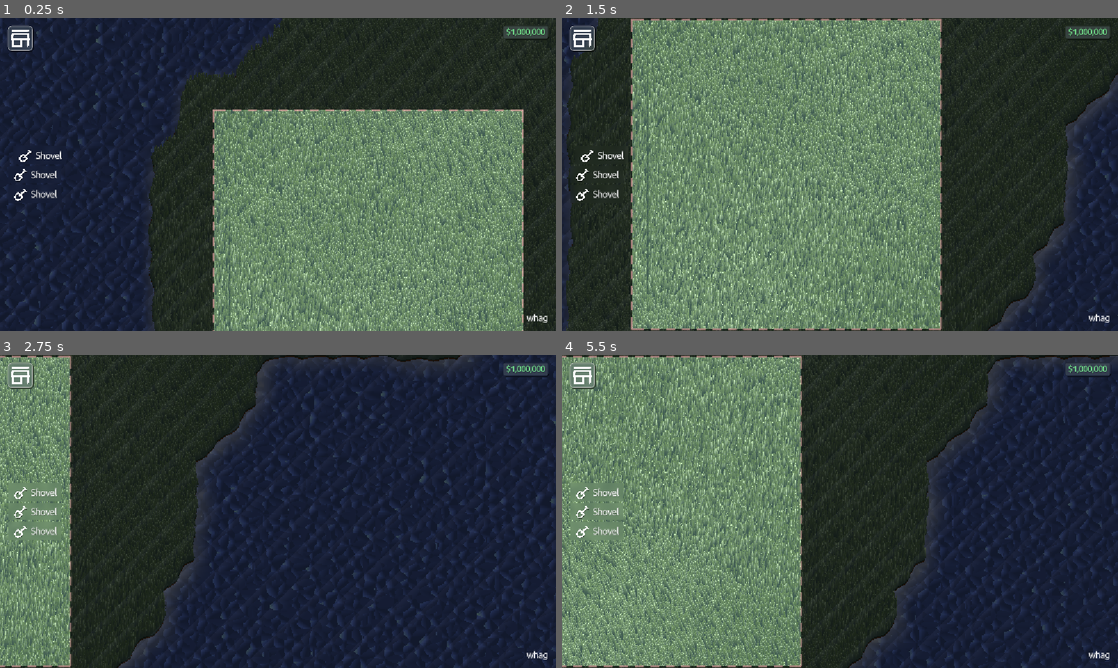
Above: before the commit, frames 1-4 (two rows, left to right).
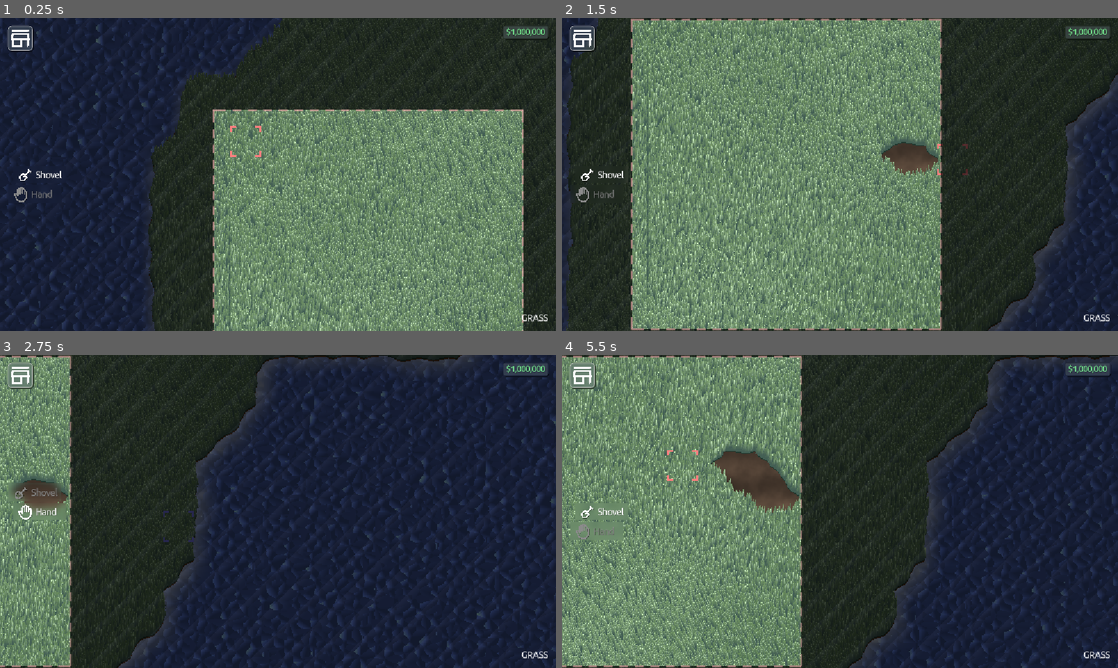
Above: after the commit, the same moments.

Repository: Glitch752/FarmAndFortune
Game: Godot game, scene res://scenes/Level.tscn
Same seed, same stepped clock (60 frames per second), same inputs: the game is played once before the commit and once after it.
Inputs (mouse positions are in pixels of both pictures, inside the frame that each line leads up to):
- Up to frame 1 (0.25 s): no input
- Up to frame 2 (1.5 s): click (595, 193) at 0.52 s; tap Enter at 1.25 s; move the mouse to (962, 158) at 1.27 s; press the mouse at (962, 158) at 1.28 s; hold D (move_right) from 1.28 s (still down)
- Up to frame 3 (2.75 s): move the mouse to (166, 527) at 2.02 s; release D (move_right) at 2.03 s; release the mouse at (166, 527) at 2.03 s; hold - (cycle_active_backward) from 2.03 s (still down); click (166, 527) at 2.1 s
- Up to frame 4 (5.5 s): move the mouse to (895, 442) at 2.77 s; release - (cycle_active_backward) at 2.78 s; press the mouse at (895, 442) at 2.78 s; hold D (move_right) 2.78-3.53 s; tap one key every 0.75 s from 2.85 s: Alt Shift 1 9; move the mouse to (812, 574) at 3.52 s; release the mouse at (812, 574) at 3.53 s; hold = (cycle_active_forward) 3.53-4.28 s; click (812, 574) at 3.8 s; move the mouse to (1006, 558) at 4.27 s; press the mouse at (1006, 558) at 4.28 s; hold A (move_left) from 4.28 s (still down); move the mouse to (673, 464) at 5.02 s; release the mouse at (673, 464) at 5.03 s; click (673, 464) at 5.3 s

The runs differ from the first frame. In frame 1, 0.5% of the frame differs, in the area x 2-99%, y 34-98%; in frame 2, 4.0%; in frame 3, 1.7%; in frame 4, 5.9%, in the area x 0-99%, y 27-100%.
Error before the commit: Parse Error: Could not find type "InteractionType" under base "res://scripts/interaction_singleton.gd". (res://ui/tool_button.gd:20)
Error after the commit: Modulo by zero error in operator '%'. (res://ui/interaction_tool_ui.gd:33)

Commit message:
Item data, icons, and better interaction storage

Diff:
--- a/data/seed_data.gd
+++ b/data/crop_data.gd
@@ -1,6 +1,9 @@
-class_name SeedData extends Resource
+class_name CropData extends Resource
 
 @export var id: StringName
+@export var name: String
+@export var icon: Texture2D
+
 @export var harvest_items: Array[SeedData_HarvestItem] = []
 
 @export var grow_time_seconds: float
--- /dev/null
+++ b/data/crop_data_harvest_item.gd
@@ -0,0 +1,4 @@
+class_name SeedData_HarvestItem extends Resource
+
+@export var item_id: StringName
+@export var quantity: int = 1
--- a/data/seeds/carrot.tres
+++ b/data/crops/carrot.tres
@@ -1,6 +1,7 @@
-[gd_resource type="Resource" script_class="SeedData" load_steps=4 format=3 uid="uid://caoisw5vlgpna"]
+[gd_resource type="Resource" script_class="SeedData" load_steps=5 format=3 uid="uid://caoisw5vlgpna"]
 
 [ext_resource type="Script" uid="uid://bis0ntlwkdnw0" path="res://data/seed_data_harvest_item.gd" id="1_h6mc8"]
+[ext_resource type="Texture2D" uid="uid://dh6td6s20uw3l" path="res://art/crops/carrot_icon.png" id="2_bvyjo"]
 [ext_resource type="Script" uid="uid://ccbiuckklipay" path="res://data/seed_data.gd" id="2_yyetx"]
 
 [sub_resource type="Resource" id="Resource_h6mc8"]
@@ -9,5 +10,8 @@
 
 [resource]
 script = ExtResource("2_yyetx")
+id = &"carrot"
+name = "Carrot"
+icon = ExtResource("2_bvyjo")
 harvest_items = Array[ExtResource("1_h6mc8")]([SubResource("Resource_h6mc8")])
 metadata/_custom_type_script = "uid://ccbiuckklipay"
--- /dev/null
+++ b/data/item_data.gd
@@ -0,0 +1,6 @@
+class_name ItemData extends Resource
+
+@export var id: StringName
+@export var name: String
+@export var icon: Texture2D
+@export var description: String
--- /dev/null
+++ b/data/items/carrot_seeds.tres
@@ -0,0 +1,9 @@
+[gd_resource type="Resource" script_class="ItemData" load_steps=2 format=3 uid="uid://4die7ndt8jg"]
+
+[ext_resource type="Script" uid="uid://bcbq2ty83ram" path="res://data/item_data.gd" id="1_errfy"]
+
+[resource]
+script = ExtResource("1_errfy")
+id = &"carrot_seeds"
+name = "Carrot Seeds"
+metadata/_custom_type_script = "uid://bcbq2ty83ram"
--- a/data/seed_data_harvest_item.gd
+++ /dev/null
@@ -1,21 +0,0 @@
-class_name SeedData_HarvestItem extends Resource
-
-enum ItemType {
-    Seed,
-    Item
-}
-@export var item_type: ItemType
-
-var item_id: StringName
-@export var quantity: int = 1
-
-# Only show item_id if item_type is Seed
-func _get_property_list() -> Array:
-    var properties = []
-    if item_type == ItemType.Seed: # Seed
-        properties.append({
-            "name": "item_id",
-            "type": TYPE_STRING_NAME,
-            "usage": PROPERTY_USAGE_DEFAULT
-        })
-    return properties
--- a/scenes/LevelInterface.tscn
+++ b/scenes/LevelInterface.tscn
@@ -8,15 +8,24 @@
 [ext_resource type="PackedScene" uid="uid://c0qm7ovj3aec4" path="res://ui/ToolButton.tscn" id="4_x080e"]
 [ext_resource type="Script" uid="uid://c8dhtfiqxnb" path="res://ui/interaction_tool_ui.gd" id="6_ldihh"]
 [ext_resource type="Texture2D" uid="uid://cysal3jjxlduu" path="res://ui/icons/tools/shovel.png" id="7_fcdxv"]
-[ext_resource type="Texture2D" uid="uid://c0ngbrq5klc0r" path="res://ui/icons/tools/plant.png" id="8_wh1fv"]
+[ext_resource type="Script" uid="uid://ei3ago7dda2u" path="res://scripts/interaction_type/dig_interaction.gd" id="9_b0joa"]
 [ext_resource type="Texture2D" uid="uid://cigrreghgq3r7" path="res://ui/icons/tools/hand.png" id="9_ldihh"]
 [ext_resource type="Script" uid="uid://cs7ejnwk2xh01" path="res://scripts/debug_info.gd" id="11_0yjpr"]
 [ext_resource type="Script" uid="uid://ciau4abk50jne" path="res://scripts/highlighted_tile.gd" id="11_kn7d3"]
+[ext_resource type="Script" uid="uid://c5p428qel5vsk" path="res://scripts/interaction_type/harvest_interaction.gd" id="11_pudrt"]
 
 [sub_resource type="LabelSettings" id="LabelSettings_xdkid"]
 font_color = Color(0.5, 1, 0.60833335, 1)
 shadow_size = 0
 shadow_color = Color(0, 0, 0, 0.39215687)
+
+[sub_resource type="Resource" id="Resource_pudrt"]
+script = ExtResource("9_b0joa")
+metadata/_custom_type_script = "uid://ei3ago7dda2u"
+
+[sub_resource type="Resource" id="Resource_2n88a"]
+script = ExtResource("11_pudrt")
+metadata/_custom_type_script = "uid://c5p428qel5vsk"
 
 [sub_resource type="LabelSettings" id="LabelSettings_kn7d3"]
 font_size = 18
@@ -81,17 +90,14 @@
 tool_name = "Shovel"
 tool_icon = ExtResource("7_fcdxv")
 color = Color(0.54545456, 0.54545456, 0.54545456, 1)
+interaction = SubResource("Resource_pudrt")
 
 [node name="HarvestButton" parent="Tools" instance=ExtResource("4_x080e")]
 layout_mode = 2
 tool_name = "Hand"
 tool_icon = ExtResource("9_ldihh")
 color = Color(0.54545456, 0.54545456, 0.54545456, 1)
-
-[node name="PlantButton" parent="Tools" instance=ExtResource("4_x080e")]
-layout_mode = 2
-tool_name = "Plant"
-tool_icon = ExtResource("8_wh1fv")
+interaction = SubResource("Resource_2n88a")
 
 [node name="DebugInfo" type="VBoxContainer" parent="."]
 layout_mode = 1
--- a/scripts/data_loader.gd
+++ b/scripts/data_loader.gd
@@ -1,7 +1,7 @@
 extends Node
 
 ## Loads data. wow.
-var seeds: Dictionary[String, SeedData] = {}
+var seeds: Dictionary[String, CropData] = {}
 
 ## Recursively loads all resources under data/[data_type]/**/*.tres
 func recursively_load_resources(data_type: String, _type_hint: String = "") -> Array[Resource]:
@@ -40,10 +40,10 @@
     return resources
 
 func _ready():
-    var loaded_seeds = recursively_load_resources("seeds", "SeedData")
+    var loaded_seeds = recursively_load_resources("crops", "CropData")
     for seed_res in loaded_seeds:
-        if seed_res is SeedData:
+        if seed_res is CropData:
             seeds[seed_res.id] = seed_res
         else:
-            push_error("Loaded resource is not of type SeedData: %s" % seed_res)
-    print("Loaded %d seeds" % seeds.size())
+            push_error("Loaded resource is not of type CropData: %s" % seed_res)
+    print("Loaded %d crops" % seeds.size())
--- a/scripts/interaction_type/dig_interaction.gd
+++ b/scripts/interaction_type/dig_interaction.gd
@@ -1 +1,4 @@
 class_name DigInteraction extends InteractionType
+
+func _init() -> void:
+    color = Color(1, 0.5, 0.5)
--- a/scripts/interaction_type/harvest_interaction.gd
+++ b/scripts/interaction_type/harvest_interaction.gd
@@ -1 +1,4 @@
 class_name HarvestInteraction extends InteractionType
+
+func _init() -> void:
+    color = Color(0.5, 0.5, 1)
--- a/scripts/interaction_type/interaction_type.gd
+++ b/scripts/interaction_type/interaction_type.gd
@@ -1 +1,3 @@
 class_name InteractionType extends Resource
+
+var color: Color = Color.WHITE
--- a/scripts/interaction_type/plant_interaction.gd
+++ b/scripts/interaction_type/plant_interaction.gd
@@ -3,3 +3,5 @@
 var plant_id: StringName
 func _init(_plant_id: StringName):
     plant_id = _plant_id
+
+    color = Color(0.5, 1, 0.5)
--- /dev/null
+++ b/ui/CropButton.tscn
@@ -0,0 +1,23 @@
+[gd_scene load_steps=4 format=3 uid="uid://hi13ej30sgnn"]
+
+[ext_resource type="PackedScene" uid="uid://c0qm7ovj3aec4" path="res://ui/ToolButton.tscn" id="1_4qk0g"]
+[ext_resource type="Script" uid="uid://ig25pa3r8648" path="res://ui/crop_button.gd" id="2_h1fio"]
+
+[sub_resource type="LabelSettings" id="LabelSettings_h1fio"]
+font_size = 18
+shadow_size = 0
+shadow_color = Color(0, 0, 0, 0.39215687)
+
+[node name="CropButton" instance=ExtResource("1_4qk0g")]
+script = ExtResource("2_h1fio")
+seed = null
+
+[node name="TextureShadow" parent="MarginContainer/HBoxContainer/StackContainer/TransformContainer" index="0"]
+texture = null
+
+[node name="TextureTop" parent="MarginContainer/HBoxContainer/StackContainer" index="1"]
+texture = null
+
+[node name="Label" parent="MarginContainer/HBoxContainer" index="1"]
+text = ""
+label_settings = SubResource("LabelSettings_h1fio")
--- /dev/null
+++ b/ui/crop_button.gd
@@ -0,0 +1,10 @@
+@tool
+
+extends "res://ui/tool_button.gd"
+
+@export var crop: CropData
+
+func _ready():
+    tool_name = crop.name
+    tool_icon = crop.icon
+    interaction = PlantInteraction.new(crop.id)
--- a/ui/interaction.gd
+++ b/ui/interaction.gd
@@ -19,14 +19,8 @@
     InteractionSingleton.interaction_changed.connect(_on_interaction_changed)
     _on_interaction_changed(InteractionSingleton.current_interaction)
 
-func _on_interaction_changed(current_interaction: InteractionSingleton.InteractionType) -> void:
-    match current_interaction:
-        InteractionSingleton.InteractionType.Dig:
-            highlight_color = Color(1, 0.5, 0.5)
-        InteractionSingleton.InteractionType.Plant:
-            highlight_color = Color(0.5, 1, 0.5)
-        InteractionSingleton.InteractionType.Harvest:
-            highlight_color = Color(0.5, 0.5, 1)
+func _on_interaction_changed(current_interaction: InteractionType) -> void:
+    highlight_color = current_interaction.color
 
 func _process(_d) -> void:
     var pos = get_viewport().get_camera_2d().get_global_mouse_position()
--- a/ui/interaction_tool_ui.gd
+++ b/ui/interaction_tool_ui.gd
@@ -6,8 +6,15 @@
     selected_index = 0
     selected_index_changed.connect(_on_selected_index_changed)
 
+    # Make all existing children internal so we only modify added ones
+    for child in get_children():
+        remove_child(child)
+        add_child(child, true, INTERNAL_MODE_FRONT)
+
+
+
 func _on_selected_index_changed(new_index: int) -> void:
-    InteractionSingleton.current_interaction = get_child(new_index).get_interaction_type()
+    InteractionSingleton.current_interaction = get_child(new_index, true).get_interaction_type()
 
 func _unhandled_input(event: InputEvent) -> void:
     if event.is_action_pressed("cycle_active_forward"):
--- a/ui/nodes/selection_highlight_vbox.gd
+++ b/ui/nodes/selection_highlight_vbox.gd
@@ -20,8 +20,13 @@
 
 func cycle(slots: int) -> void:
     selected_index = (
-        (selected_index + slots + get_child_count()) % get_child_count()
+        (selected_index + slots + get_child_count(true)) % get_child_count(true)
     )
+
+func select(node: Control) -> void:
+    var index = get_children(true).find(node)
+    if index != -1:
+        selected_index = index
 
 @export_range(0, 100, 0.1, "or_greater")
 var x_offset: float = 10.0:
@@ -58,8 +63,8 @@
     var selected_index_prev_y = 0.0
     var selected_index_next_y = 0.0
 
-    for i in range(get_child_count()):
-        var c = get_child(i)
+    for i in range(get_child_count(true)):
+        var c = get_child(i, true)
         if c is Control:
             if not c.visible:
                 continue
@@ -86,8 +91,8 @@
     # Center selected child
     var container_center_y = size.y / 2.0
     var offset = container_center_y - selected_child_y
-    for i in range(get_child_count()):
-        var c = get_child(i)
+    for i in range(get_child_count(true)):
+        var c = get_child(i, true)
         if c is Control:
             c.position.y += offset
 
--- a/ui/tool_button.gd
+++ b/ui/tool_button.gd
@@ -17,7 +17,9 @@
         color = new_color
         _update_color()
 
-@export var interaction: InteractionSingleton.InteractionType = null
+@export var interaction: InteractionType = null
+func get_interaction_type():
+    return interaction
 
 func _ready():
     _update()
Binary file added: art/crops/carrot_icon.png
Not shown, added: art/crops/carrot_icon.png.import
Binary file added: art/crops/corn_icon.png
Not shown, added: art/crops/corn_icon.png.import
Binary file added: art/crops/tomato_icon.png
Not shown, added: art/crops/tomato_icon.png.import
Not shown, added: data/crop_data.gd.uid
Not shown, added: data/crop_data_harvest_item.gd.uid
Not shown, added: data/item_data.gd.uid
Not shown, removed: data/seed_data.gd.uid
Not shown, removed: data/seed_data_harvest_item.gd.uid
Not shown: 1 places in scenes/LevelInterface.tscn that only renumber resources
(and 1 more such lines)
